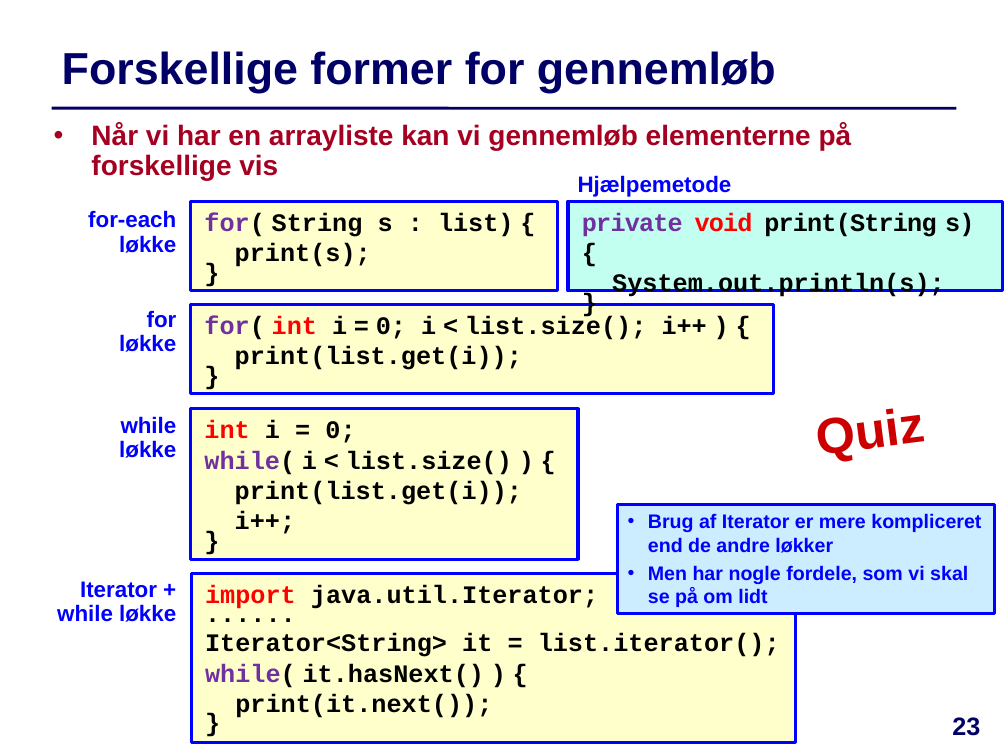
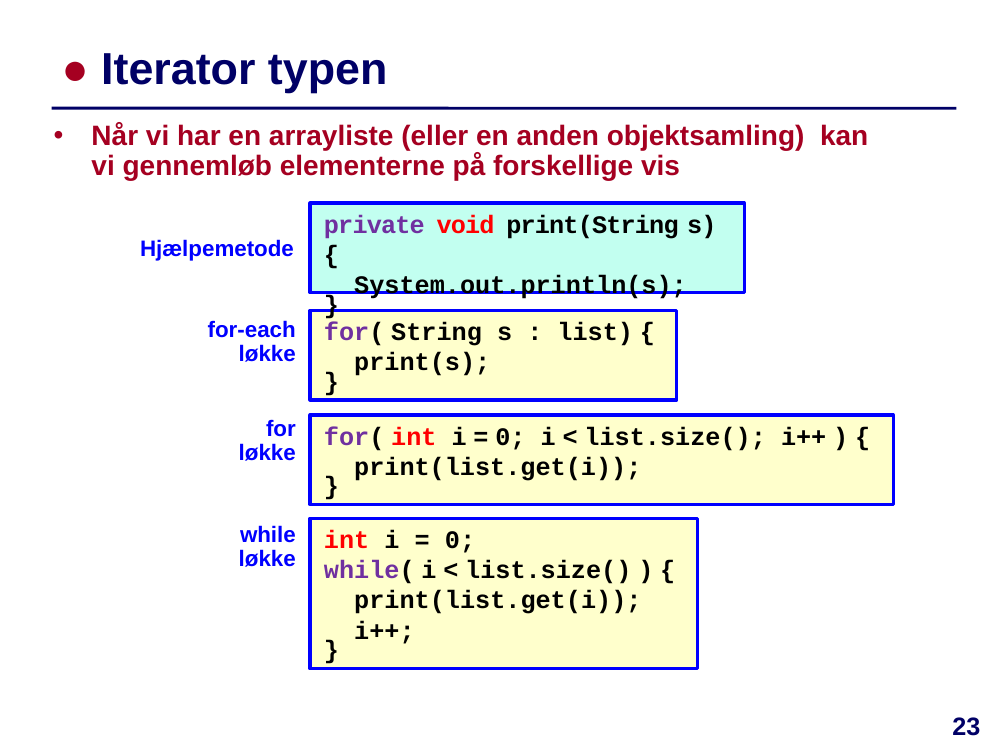
Before and after one commit to IntProgAU/Materiale, a slide deck: slide 23 of web/e24/uge_3b/Slides-Uge3-Torsdag.pptx. Drawn at 1008x756 pixels with LibreOffice and Linux fonts; fonts in the diff are those of the drawing. Boxes give left, top, right and bottom in pixels: in the first picture for what was removed or moved away, otherwise in the second. Text is boxed around its words. In the diff, an @@ line names an element or a change of style, - is before the commit and + after.

```diff
--- a/web/e24/uge_3b/Slides-Uge3-Torsdag.pptx
+++ b/web/e24/uge_3b/Slides-Uge3-Torsdag.pptx
@@ title at box(101, 53, 387, 93): text changed @@
-Forskellige former for gennemløb
+● Iterator typen
@@ text at box(91, 123, 868, 180): text changed @@
-• Når vi har en arrayliste kan vi gennemløb elementerne på forskellige vis
+• Når vi har en arrayliste (eller en anden objektsamling) kan vi gennemløb elementerne på forskellige vis
@@ rectangle "private void print(String s) {": place and size @@
-rectangle "private void print(String s) {" at box(569, 202, 1003, 291)
+rectangle "private void print(String s) {" at box(310, 203, 745, 292)
@@ text "Hjælpemetode": place and size @@
-text "Hjælpemetode" at box(578, 175, 732, 197)
+text "Hjælpemetode" at box(140, 239, 294, 261)
@@ 3 rectangles, 3 texts: place and size @@
-3 rectangles, 3 texts at box(88, 202, 774, 559)
+3 rectangles, 3 texts at box(208, 310, 894, 668)
@@ text removed at box(819, 408, 927, 462) @@
-Quiz
@@ rectangle removed at box(618, 504, 995, 614) @@
-• Brug af Iterator er mere kompliceret end de andre løkker
-• Men har nogle fordele, som vi skal se på om lidt
@@ text removed at box(57, 581, 176, 622) @@
-Iterator + while løkke
@@ rectangle removed at box(192, 574, 795, 743) @@
-import java.util.Iterator;
-......
-Iterator<String> it = list.iterator();
-while( it.hasNext() ) {
-print(it.next());
-}
```
Also in this commit, not shown: 4 other slides changed, 1 other file.
